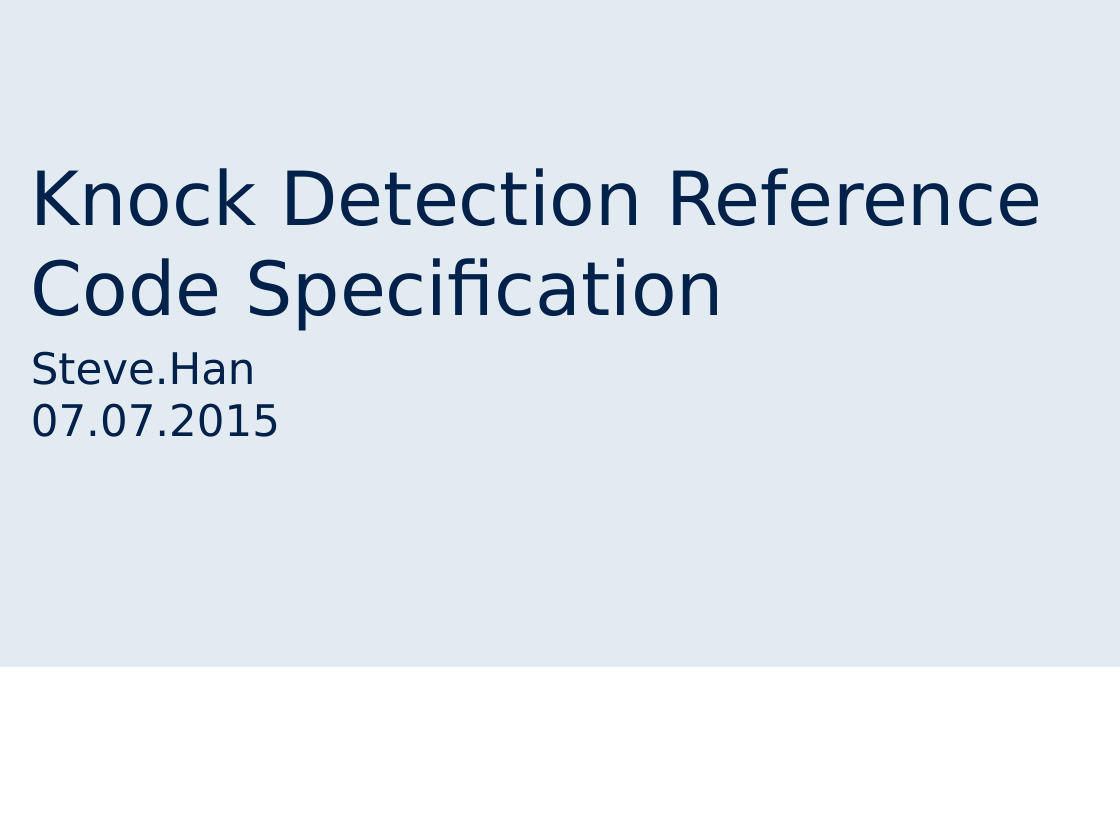
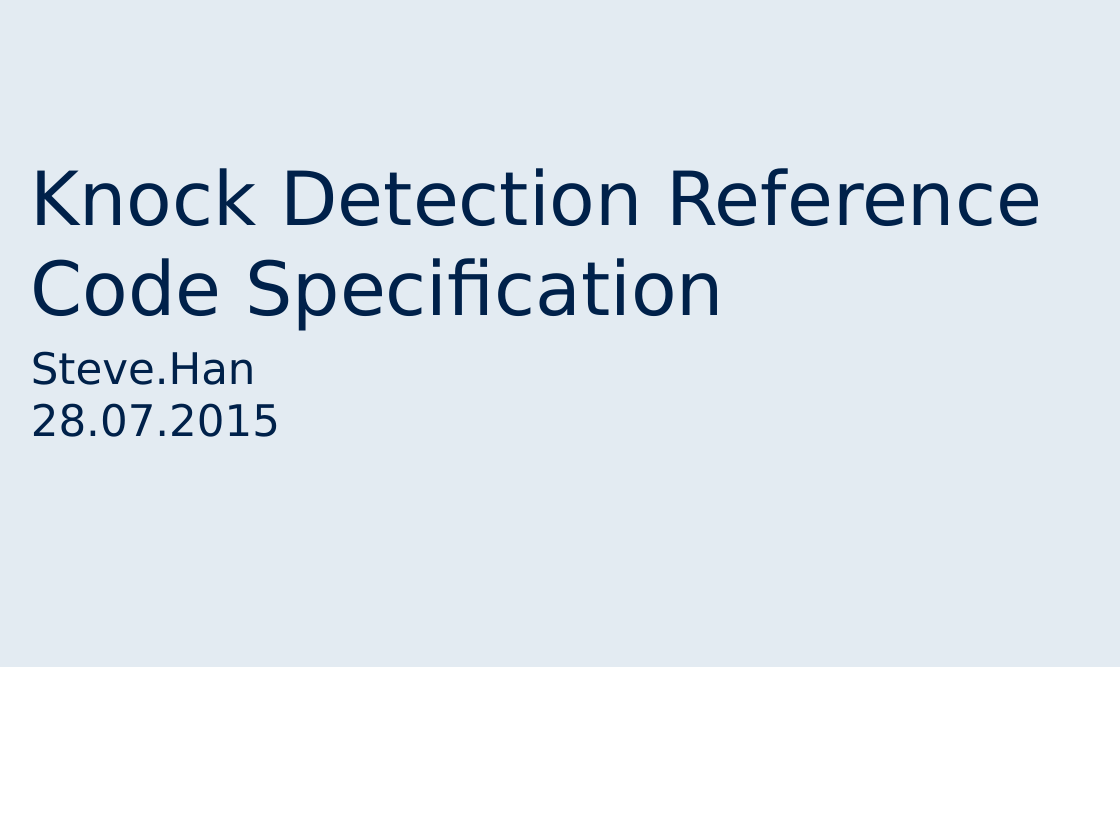
Before and after one commit to h2s0109/Knock_CDRV_Git, a slide deck: slide 1 of Knock Detection Reference Code Specification.pptx. Drawn at 1120x840 pixels with LibreOffice and Linux fonts; fonts in the diff are those of the drawing; background and template pictures are left out. Boxes give left, top, right and bottom in pixels: in the first picture for what was removed or moved away, otherwise in the second. Text is boxed around its words. In the diff, an @@ line names an element or a change of style, - is before the commit and + after.

```diff
--- a/Knock Detection Reference Code Specification.pptx
+++ b/Knock Detection Reference Code Specification.pptx
@@ subtitle at [31, 403, 280, 437]: text changed @@
-07.07.2015
+28.07.2015
```
Also in this commit, not shown: 5 slides added, 11 other files.
